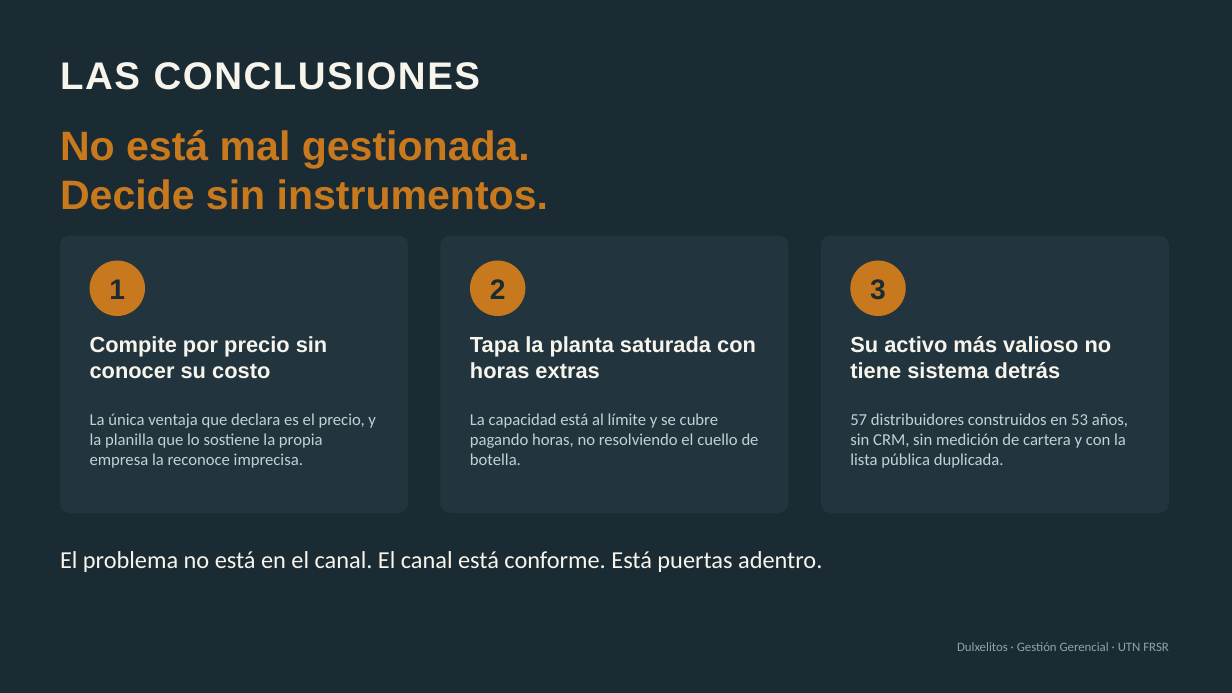
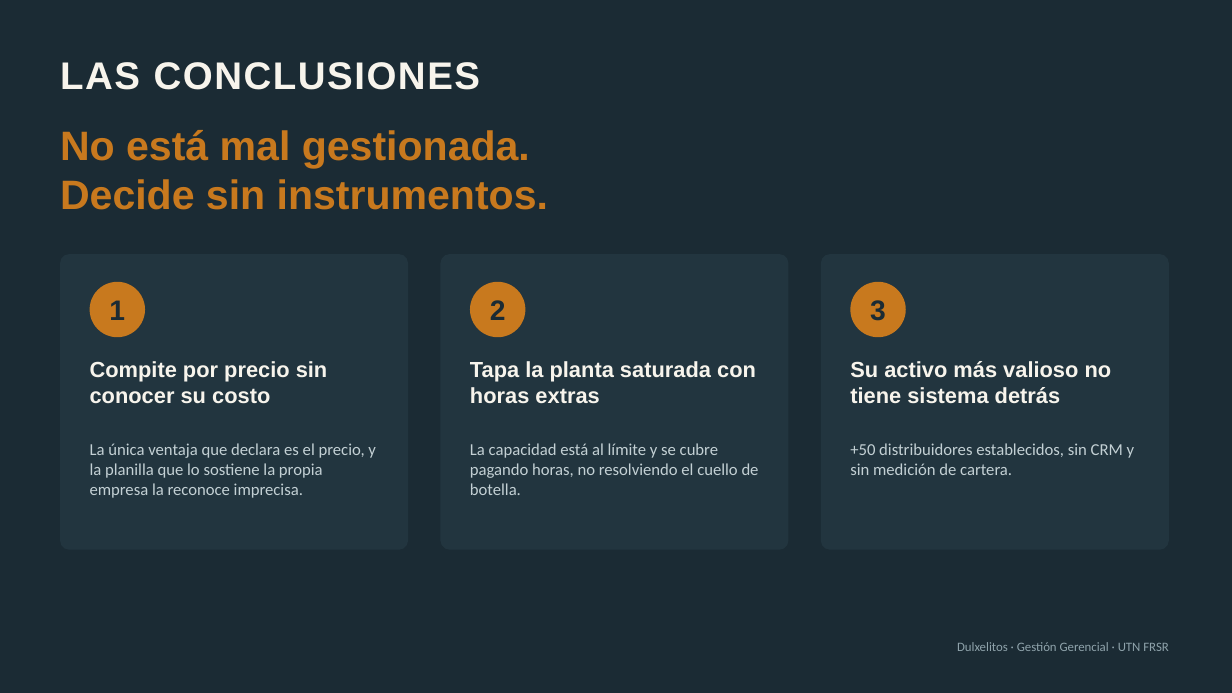
Before and after one commit to emisorato1/gestion-gerencial-2026, a slide deck: slide 8 of Material Campus/Proyecto Final/Proyecto/Entrega/Presentación TP Final Parte 1 - Dulxelitos.pptx (slide 9 before the commit). Drawn at 1232x693 pixels with LibreOffice and Linux fonts; fonts in the diff are those of the drawing. Boxes give left, top, right and bottom in pixels: in the first picture for what was removed or moved away, otherwise in the second. Text is boxed around its words. In the diff, an @@ line names an element or a change of style, - is before the commit and + after.

```diff
--- a/Material Campus/Proyecto Final/Proyecto/Entrega/Presentación TP Final Parte 1 - Dulxelitos.pptx
+++ b/Material Campus/Proyecto Final/Proyecto/Entrega/Presentación TP Final Parte 1 - Dulxelitos.pptx
@@ rounded rectangle: place and size @@
-rounded rectangle at [60, 236, 409, 513]
+rounded rectangle at [60, 254, 409, 550]
@@ rounded rectangle: place and size @@
-rounded rectangle at [441, 236, 789, 513]
+rounded rectangle at [441, 254, 789, 550]
@@ proportions changed in 3 elements at [60, 254, 409, 550], [441, 254, 789, 550], [821, 254, 1169, 550] @@
@@ rounded rectangle: place and size @@
-rounded rectangle at [821, 236, 1169, 513]
+rounded rectangle at [821, 254, 1169, 550]
@@ 3 texts, 3 ellipses: place and size @@
-3 texts, 3 ellipses at [90, 261, 906, 316]
+3 texts, 3 ellipses at [90, 282, 906, 337]
@@ text "Compite por precio sin conocer ...": place and size @@
-text "Compite por precio sin conocer ..." at [90, 336, 328, 379]
+text "Compite por precio sin conocer ..." at [90, 361, 328, 404]
@@ text "Tapa la planta saturada con ...": place and size @@
-text "Tapa la planta saturada con ..." at [470, 336, 756, 379]
+text "Tapa la planta saturada con ..." at [470, 361, 756, 404]
@@ text "Su activo más valioso no ...": place and size @@
-text "Su activo más valioso no ..." at [850, 336, 1112, 379]
+text "Su activo más valioso no ..." at [850, 361, 1112, 404]
@@ text "La única ventaja que declara ...": place and size @@
-text "La única ventaja que declara ..." at [90, 413, 376, 468]
+text "La única ventaja que declara ..." at [90, 443, 376, 498]
@@ text "La capacidad está al límite ...": place and size @@
-text "La capacidad está al límite ..." at [470, 413, 759, 465]
+text "La capacidad está al límite ..." at [470, 443, 759, 495]
@@ text at [850, 443, 1135, 475]: text changed @@
-57 distribuidores construidos en 53 años, sin CRM, sin medición de cartera y con la lista pública duplicada.
++50 distribuidores establecidos, sin CRM y sin medición de cartera.
@@ text removed at [60, 551, 822, 572] @@
-El problema no está en el canal. El canal está conforme. Está puertas adentro.
```
Also in this commit, not shown: 6 other slides changed, 1 slide removed, 1 other file.
